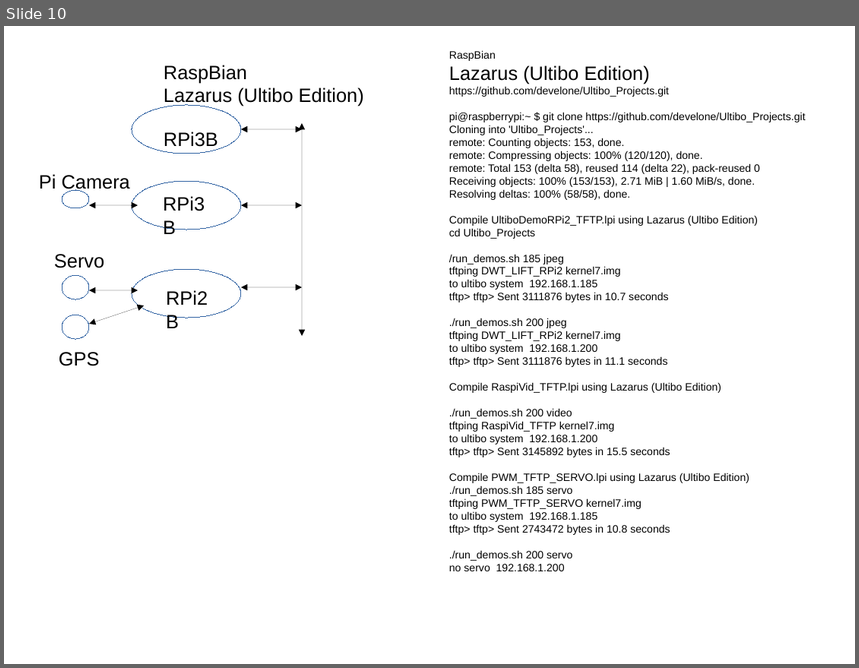
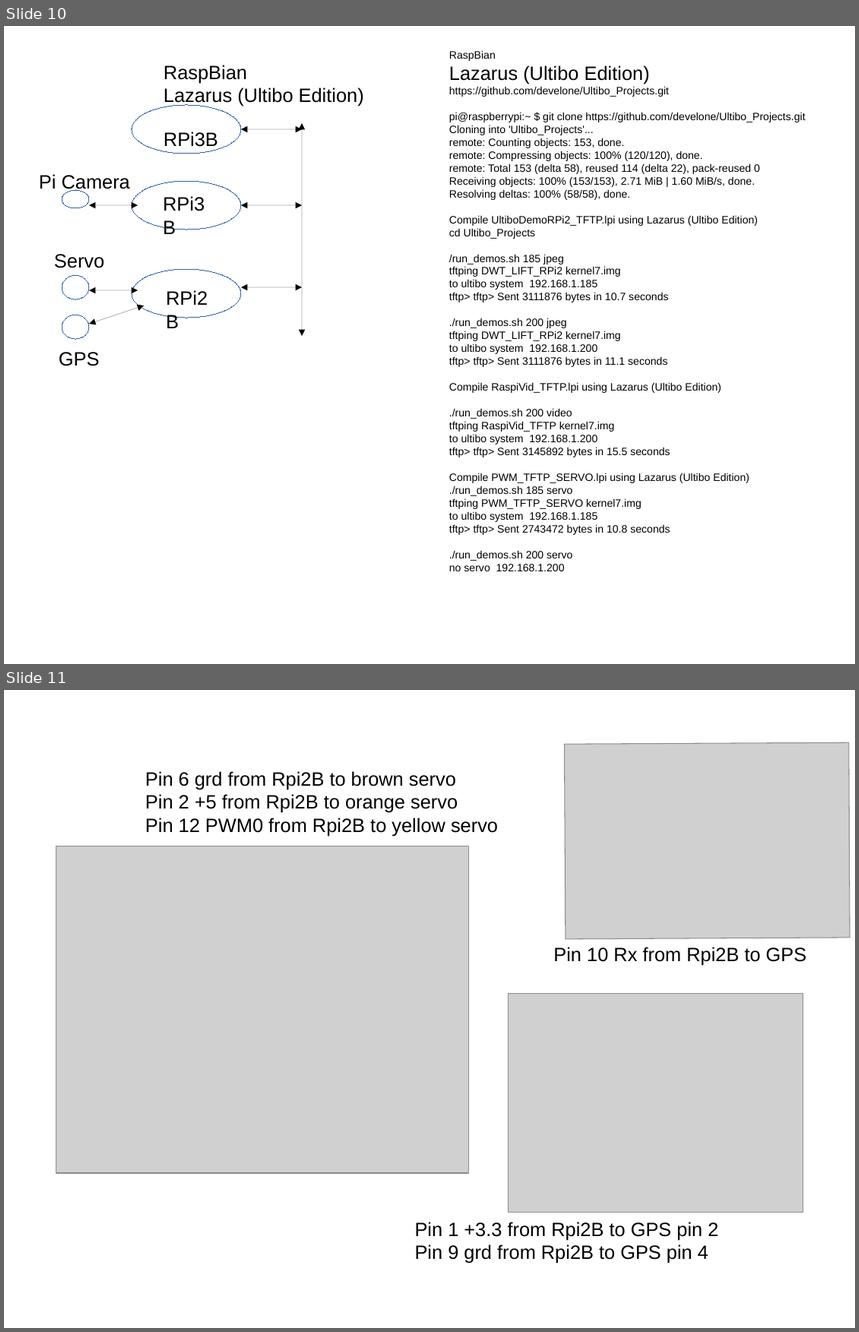
Before and after one commit to develone/raspbian-pi-gen, a slide deck: design.odp. Shown one above the other, each under a label of ours: slide 10 before the commit, slides 10 and 11 after it. The pictures are 859x668 and 859x1332 pixels, drawn with LibreOffice and Linux fonts; fonts in the diff are those of the drawing; grey boxes stand for pictures. Boxes give left, top, right and bottom in pixels: in the first picture for what was removed or moved away, otherwise in the second. Text is boxed around its words. In the diff, an @@ line names an element or a change of style, - is before the commit and + after.

Commit message:
adding layout of rpi2

```diff
--- a/design.odp
+++ b/design.odp
@@ slide 11 added at (4, 690, 855, 1328), background #FFFFFF @@
@@ picture added at (565, 742, 851, 939) @@
@@ text added at (145, 771, 498, 836), 18 pt, text #000000 @@
+Pin 6 grd from Rpi2B to brown servo
+Pin 2 +5 from Rpi2B to orange servo
+Pin 12 PWM0 from Rpi2B to yellow servo
@@ picture added at (56, 846, 469, 1173) @@
@@ text added at (553, 947, 807, 965), 18 pt, text #000000 @@
+Pin 10 Rx from Rpi2B to GPS
@@ picture added at (509, 994, 804, 1213) @@
@@ text added at (415, 1222, 718, 1264), 18 pt, text #000000 @@
+Pin 1 +3.3 from Rpi2B to GPS pin 2
+Pin 9 grd from Rpi2B to GPS pin 4
```
